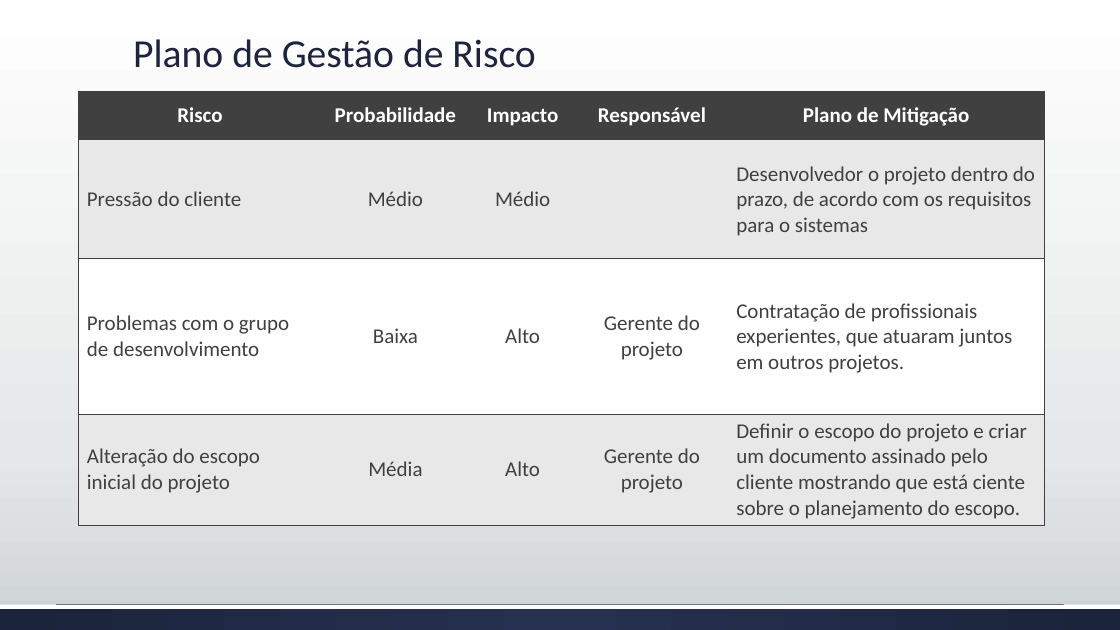
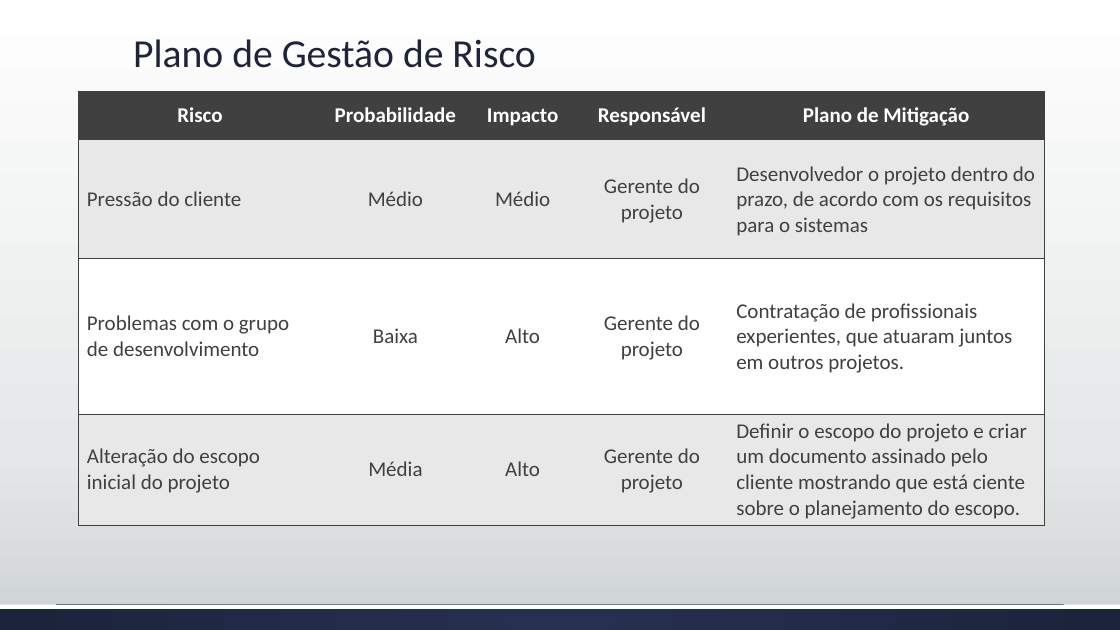
Before and after one commit to brunoedu/gestaoprojetos, a slide deck: slide 14 of Apresentação do projeto FINAL.pptx. Drawn at 1120x630 pixels with LibreOffice and Linux fonts; fonts in the diff are those of the drawing. Boxes give left, top, right and bottom in pixels: in the first picture for what was removed or moved away, otherwise in the second. Text is boxed around its words. In the diff, an @@ line names an element or a change of style, - is before the commit and + after.

```diff
--- a/Apresentação do projeto FINAL.pptx
+++ b/Apresentação do projeto FINAL.pptx
@@ table at [78, 91, 1044, 523] @@
-row 2, column 4: 
+row 2, column 4: Gerente do projeto
```
Also in this commit, not shown: 1 other slide changed.
